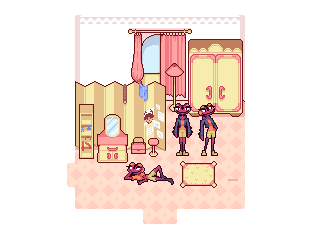
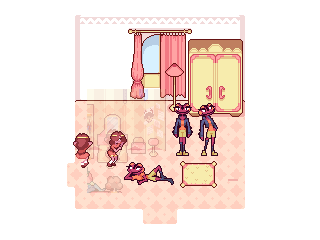
Layer changes from the first w=320, h=240 image to the second:
added layer "Layer5" above "Layer4" over [73, 131, 127, 168]
added layer "Layer6" (24%) above "Layer3" over [87, 89, 168, 193]
hid "Layer3", painted on it over [75, 81, 166, 173]
